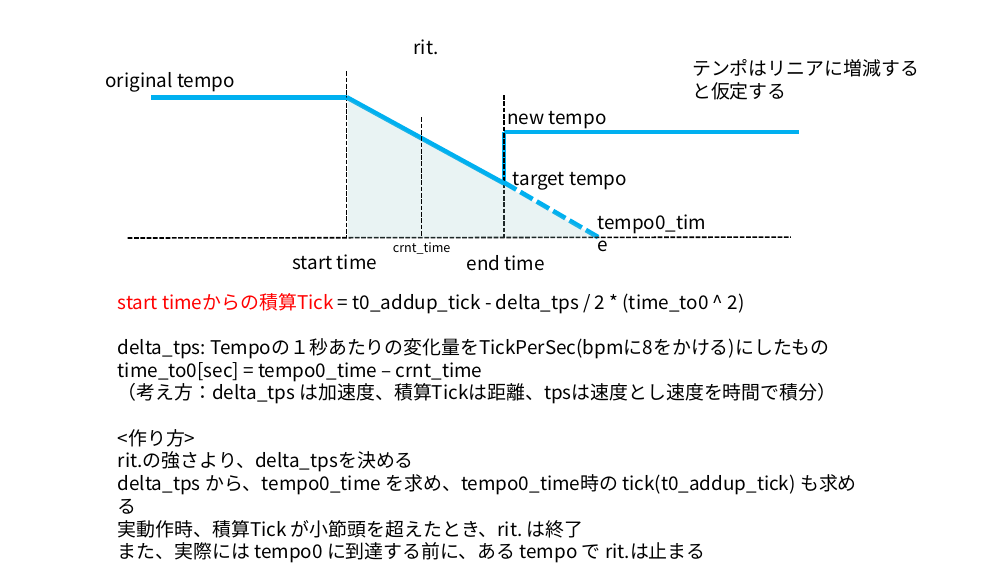
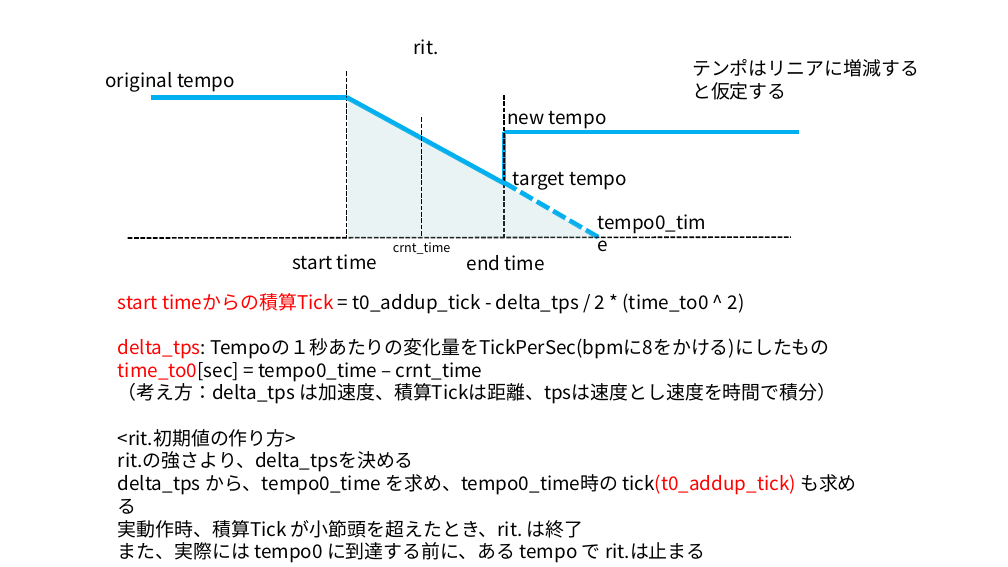
Before and after one commit to hasebems/Loopian_Rust, a slide deck: slide 8 of doc/design.pptx. Drawn at 1008x567 pixels with LibreOffice and Linux fonts; fonts in the diff are those of the drawing. Boxes give left, top, right and bottom in pixels: in the first picture for what was removed or moved away, otherwise in the second. Text is boxed around its words. In the diff, an @@ line names an element or a change of style, - is before the commit and + after.

```diff
--- a/doc/design.pptx
+++ b/doc/design.pptx
@@ text at box(118, 293, 857, 514): text colour #000000 to #FF0000 in "delta_tps:", "time_to0[sec]", "tick(t0_addup_tick)" @@
@@ text at box(118, 429, 296, 447): text changed @@
-<作り方>
+<rit.初期値の作り方>
```
Also in this commit, not shown: 2 other files.
